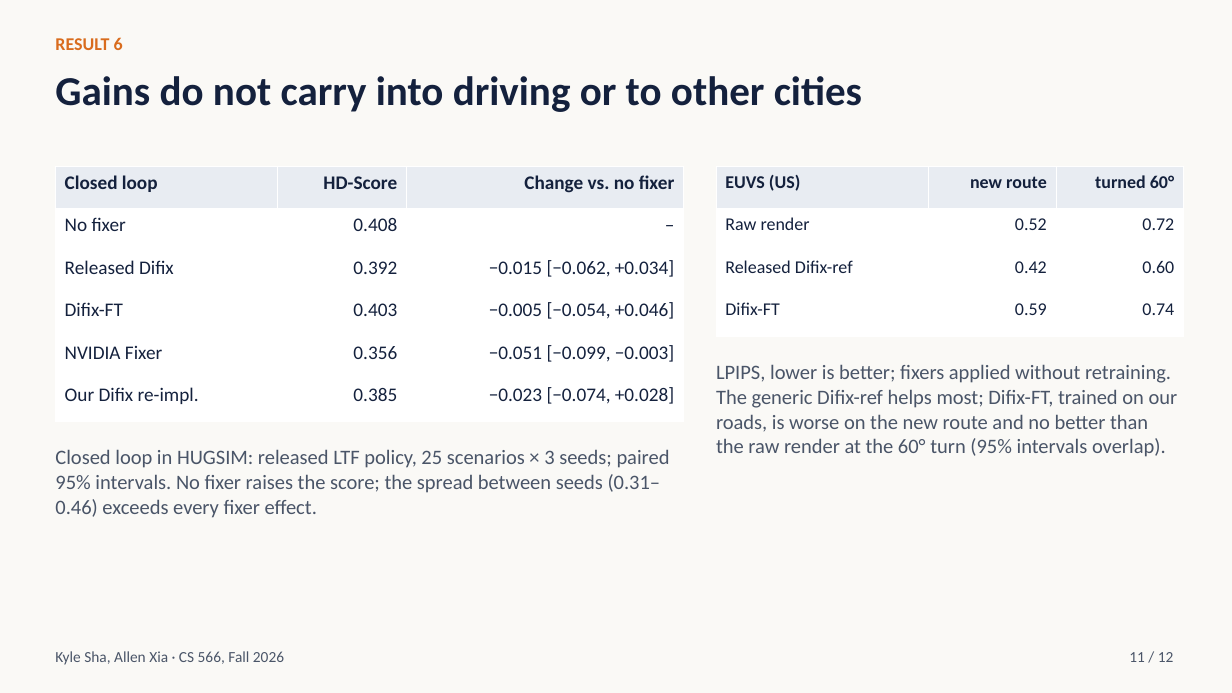
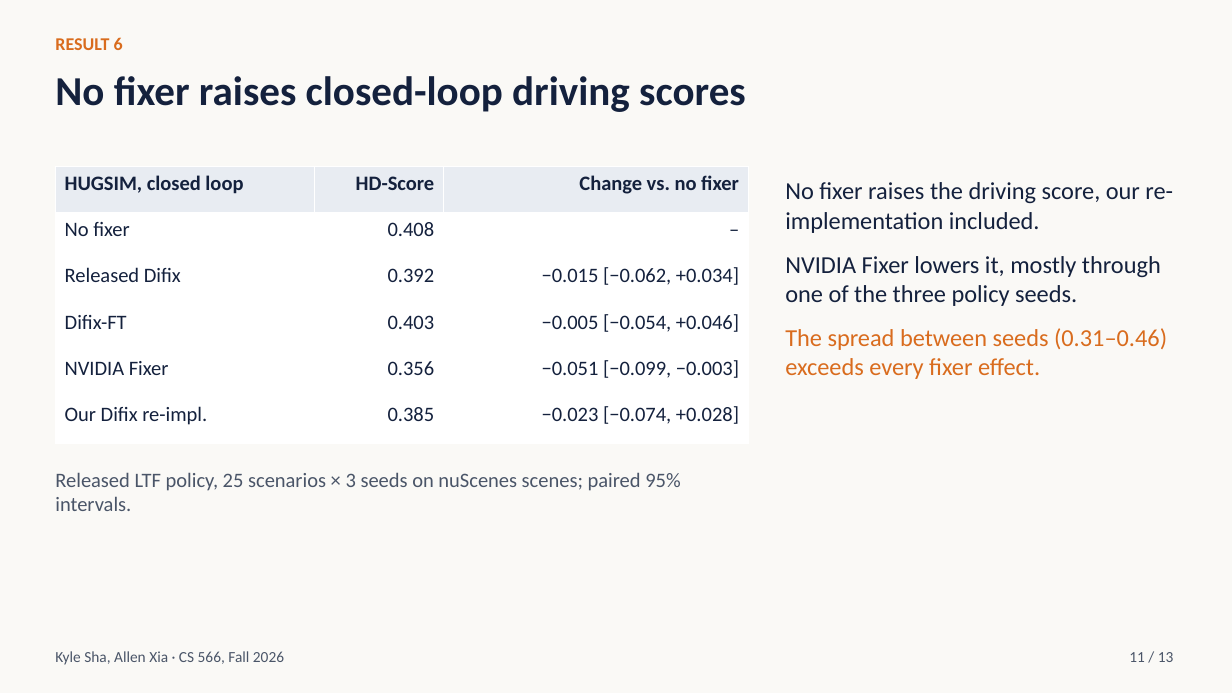
Before and after one commit to ksha23/cs566-drive-sim, a slide deck: slide 11 of docs/cs566_drive_sim_talk.pptx. Drawn at 1232x693 pixels with LibreOffice and Linux fonts; fonts in the diff are those of the drawing. Boxes give left, top, right and bottom in pixels: in the first picture for what was removed or moved away, otherwise in the second. Text is boxed around its words. In the diff, an @@ line names an element or a change of style, - is before the commit and + after.

```diff
--- a/docs/cs566_drive_sim_talk.pptx
+++ b/docs/cs566_drive_sim_talk.pptx
@@ text at [55,76,746,112]: text changed @@
-Gains do not carry into driving or to other cities
+No fixer raises closed-loop driving scores
@@ table at [55,166,749,444] @@
-row 1, column 1: Closed loop
+row 1, column 1: HUGSIM, closed loop
@@ size 15 to 16 pt @@
@@ table: place and size @@
-table at [55,166,684,421]
+table at [55,166,749,444]
@@ table removed at [716,166,1184,336], 4 rows, 3 columns @@
-EUVS (US) | new route | turned 60°
-Raw render | 0.52 | 0.72
-Released Difix-ref | 0.42 | 0.60
-Difix-FT | 0.59 | 0.74
@@ text added at [785,182,1173,379], 19 pt, text #14213D @@
+No fixer raises the driving score, our re-implementation included.
+NVIDIA Fixer lowers it, mostly through one of the three policy seeds.
+The spread between seeds (0.31–0.46) exceeds every fixer effect.
@@ text removed at [716,364,1178,457] @@
-LPIPS, lower is better; fixers applied without retraining. The generic Difix-ref helps most; Difix-FT, trained on our roads, is worse on the new route and no better than the raw render at the 60° turn (95% intervals overlap).
@@ text at [55,472,680,511]: text changed @@
-Closed loop in HUGSIM: released LTF policy, 25 scenarios × 3 seeds; paired 95% intervals. No fixer raises the score; the spread between seeds (0.31–0.46) exceeds every fixer effect.
+Released LTF policy, 25 scenarios × 3 seeds on nuScenes scenes; paired 95% intervals.
@@ text at [1129,652,1174,662]: text changed @@
-11 / 12
+11 / 13
```
Also in this commit, not shown: 11 other slides changed, 1 slide added, 5 other files.
